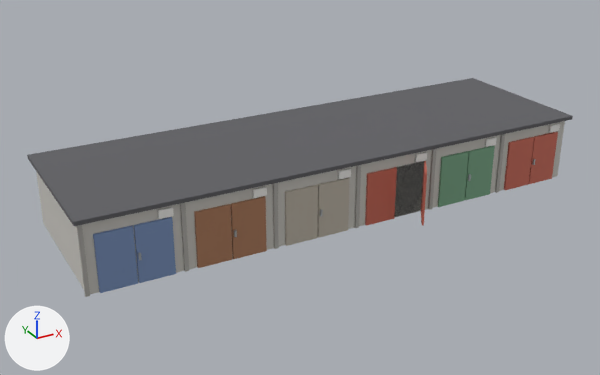
Renders of the glTF model assets/models/courtyard/garage_row.glb from each side of a commit.
Both versions are drawn from a 50 mm camera at (-15.4, -23.5, 13.9) aimed at (-1.0, 2.5, 0.9). The lights are fixed; the arrows at lower left show +X, +Y and +Z. The picture after the commit comes second. Vertices at exactly the same position are counted once.

Names of what the first picture shows: 'garage_row'.
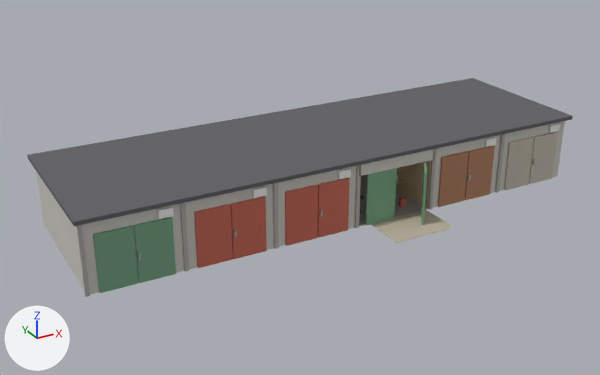
Changed parts and their boxes [x1, y1, x2, y2] in the pictures (600 x 375 px):
part 1 of me_garage_row, added
    after: [359, 149, 435, 176]
part 2 of me_garage_row, added
    after: [399, 197, 406, 207]
part 3 of me_garage_row, added
    after: [371, 209, 454, 243]
part 4 of me_garage_row, added
    after: [360, 195, 364, 209]
part 5 of me_garage_row, cut back
    before: [365, 161, 427, 225]
    after: [82, 121, 565, 294]
part 6 of me_garage_row, recoloured (blue to green)
    both: [93, 217, 176, 293]
part 7 of me_garage_row, recoloured (orange to red)
    both: [194, 196, 267, 268]
part 8 of me_garage_row, recoloured (light grey to red)
    both: [285, 178, 350, 246]
part 9 of me_garage_row, recoloured (red to light grey)
    both: [504, 132, 558, 190]
part 10 of me_garage_row, recoloured (red to green)
    both: [366, 168, 427, 226]
part 11 of me_garage_row, recoloured (green to orange)
    both: [438, 145, 495, 207]

The change, as a list of edits to the scene's bpy script:
```text
Change me_garage_row:
    remove me_garage_row.from_pydata(...)  # 256 vertices, 384 faces; spans x -10.4..10.4, y -1.1..6.2, z 0.0..2.7
    add me_garage_row.from_pydata(...)  # 554 vertices, 900 faces; spans x -10.4..10.4, y -1.8..6.2, z 0.0..2.7
    me_garage_row part 1: a new loose piece, a box spanning x 0.0..3.4, y -0.09..0.01, z 2.1..2.6, in mat_cgaragewall (light grey #cbc8c2)
    me_garage_row part 2: a new loose piece, a box spanning x 2.47..2.72, y 0.62..0.77, z 0.01..0.36, in mat_ccanister (red #c46159)
    me_garage_row part 3: a new loose piece, a box spanning x 0.6..3.2, y -1.8..0.0, z 0.0..0.012, in mat_clightspill (grey #bcb19e)
    me_garage_row part 4: a new loose piece of 42 vertices spanning x 0.4..1.0, y 0.9..1.5, z 0.2..0.6, in mat_cdark (dark grey #3f3f45)
    me_garage_row part 5: 1 vertex moved within x 3.0, y 0.0, z 2.1; 8 vertices removed from x 0.4..3.0, y 0.0..0.1, z 0.0..2.1; 40 vertices added at x 0.0..3.4, y 0.0..6.0, z 0.0..2.6
    me_garage_row part 6: 24 faces spanning x -9.8..-7.2, y -0.1..0.0, z 0.0..2.1 switch from mat_cgate1 (blue #8199c4) to mat_cgate0 (green #7caa89)
    me_garage_row part 7: 24 faces spanning x -6.4..-3.8, y -0.1..0.0, z 0.0..2.1 switch from mat_cgate2 (orange #b38161) to mat_cgate4 (red #cb6c59)
    me_garage_row part 8: 24 faces spanning x -3.0..-0.4, y -0.1..0.0, z 0.0..2.1 switch from mat_cgate3 (light grey #c4bcad) to mat_cgate4 (red #cb6c59)
    me_garage_row part 9: 24 faces spanning x 7.2..9.8, y -0.1..0.0, z 0.0..2.1 switch from mat_cgate4 (red #cb6c59) to mat_cgate3 (light grey #c4bcad)
    me_garage_row part 10: 8 faces spanning x 0.4..2.3, y -1.1..0.0, z 0.0..2.1 switch from mat_cgate4 (red #cb6c59) to mat_cgate0 (green #7caa89)
    me_garage_row part 11: 24 faces spanning x 3.8..6.4, y -0.1..0.0, z 0.0..2.1 switch from mat_cgate0 (green #7caa89) to mat_cgate2 (orange #b38161)
    other edits to the shape of me_garage_row do not show in these pictures
    add me_garage_row.materials.append(mat_cgarageinside)  # beige #ceb895
    add me_garage_row.materials.append(mat_cgarageinsidedark)  # beige #aa957c
    add me_garage_row.materials.append(mat_cgaragefloor)  # grey #a09e99
    add me_garage_row.materials.append(mat_cjarg)  # green #bccba0
    add me_garage_row.materials.append(mat_cboxc)  # beige #d3bc95
    add me_garage_row.materials.append(mat_ccanr)  # red #cb6c61
    add me_garage_row.materials.append(mat_cbulbwarm)  # beige #ffedbc
    add me_garage_row.materials.append(mat_ccanister)  # red #c46159
    add me_garage_row.materials.append(mat_clightspill)  # grey #bcb19e
```
